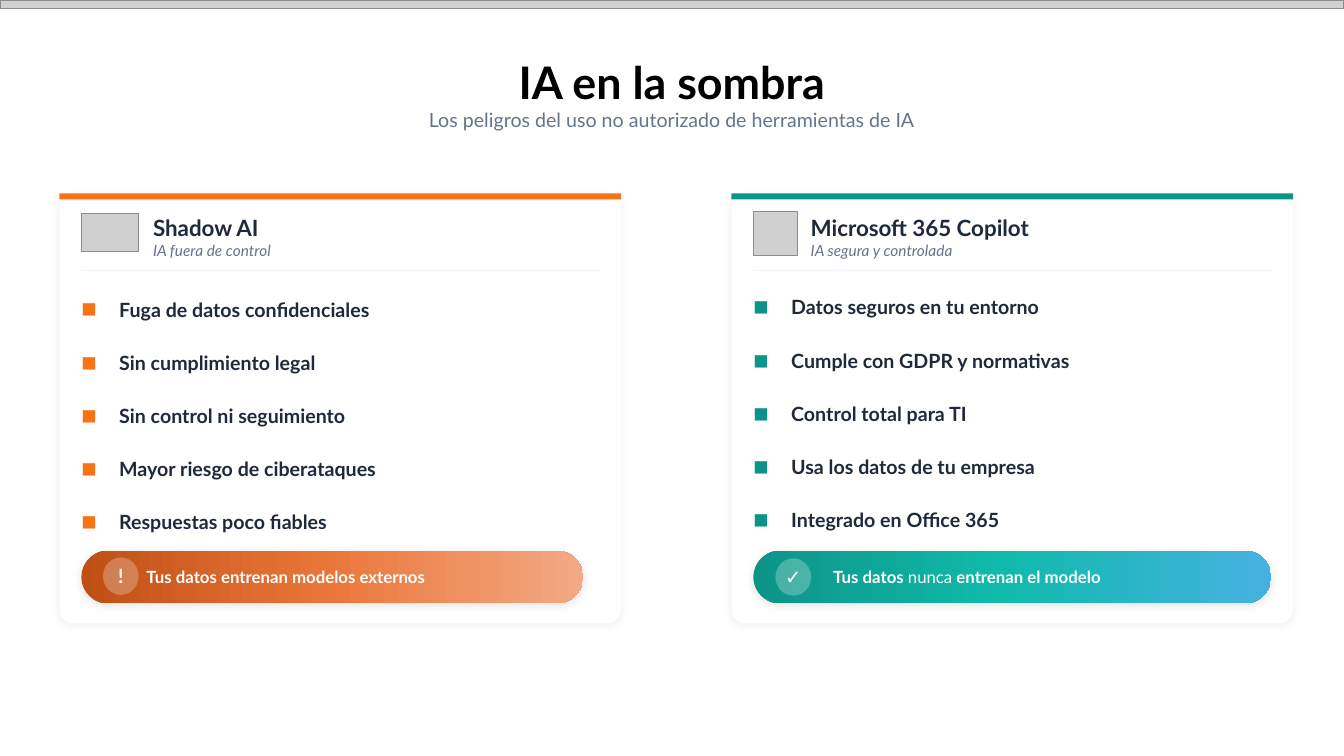
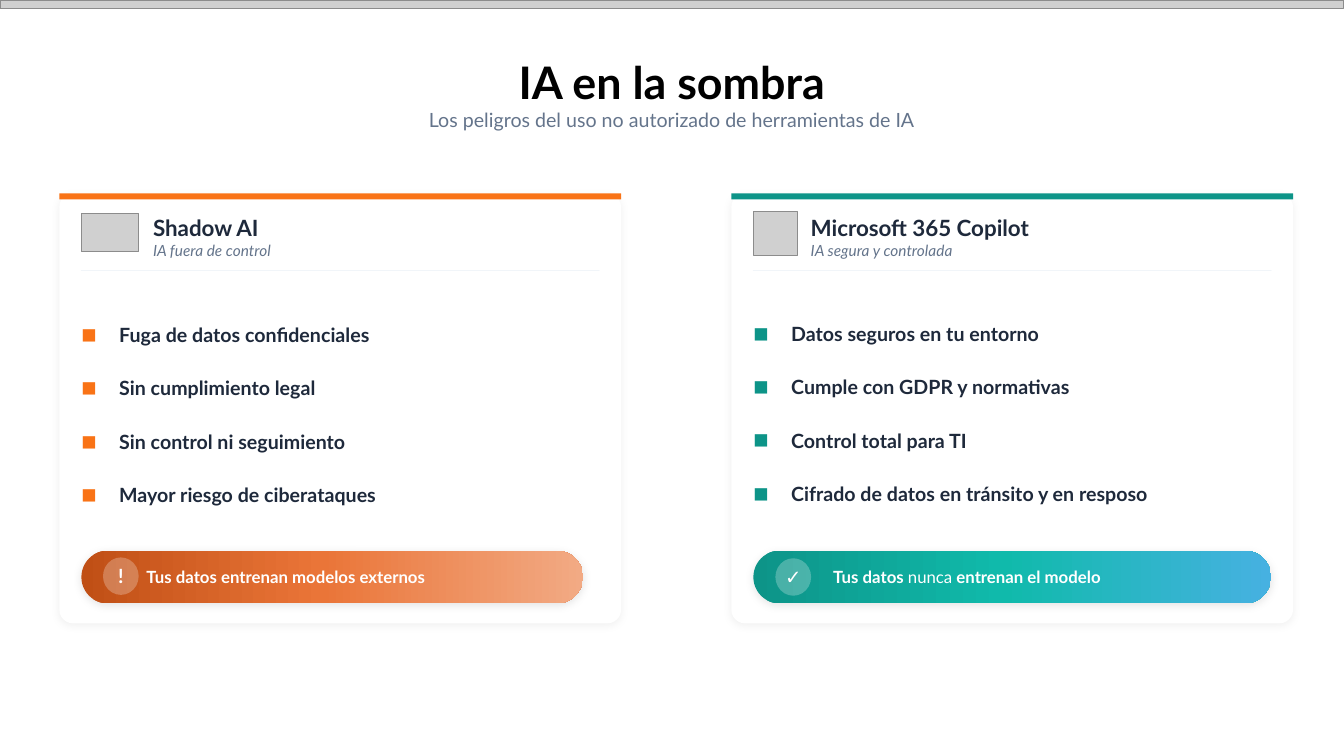
Before and after one commit to quizeth/Labs, a slide deck: slide 10 of IA y Copilot para business professionals/IA Generativa y Microsoft Copilot para profesionales.pptx. Drawn at 1344x756 pixels with LibreOffice and Linux fonts; fonts in the diff are those of the drawing; grey boxes stand for pictures. Boxes give left, top, right and bottom in pixels: in the first picture for what was removed or moved away, otherwise in the second. Text is boxed around its words. In the diff, an @@ line names an element or a change of style, - is before the commit and + after.

```diff
--- a/IA y Copilot para business professionals/IA Generativa y Microsoft Copilot para profesionales.pptx
+++ b/IA y Copilot para business professionals/IA Generativa y Microsoft Copilot para profesionales.pptx
@@ text "Datos seguros en tu entorno" at [791, 327, 1147, 505]: vertical alignment top to middle @@
@@ text "Fuga de datos confidenciales" at [119, 327, 376, 506]: vertical alignment top to middle @@
@@ text at [791, 486, 1147, 505]: text changed @@
-■ Usa los datos de tu empresa
-■ Integrado en Office 365
+■ Cifrado de datos en tránsito y en resposo
@@ text at [119, 514, 327, 533]: paragraph removed @@
-■ Respuestas poco fiables
```
Also in this commit, not shown: 6 other slides changed, 1 slide added.
